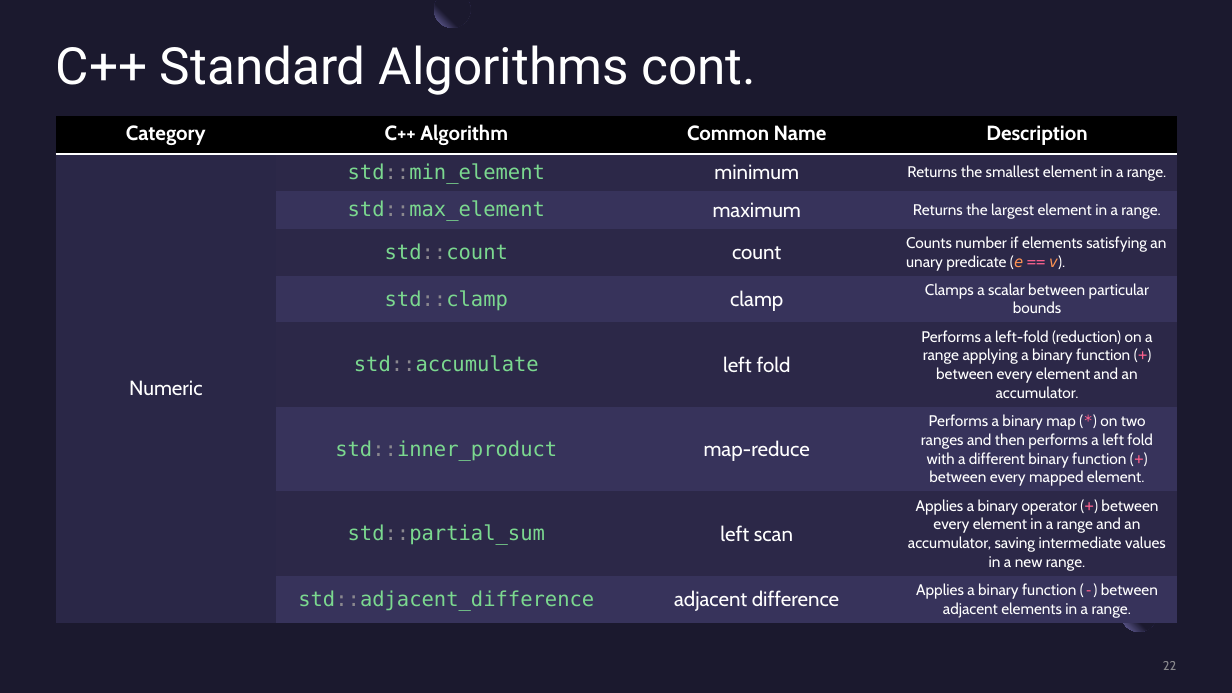
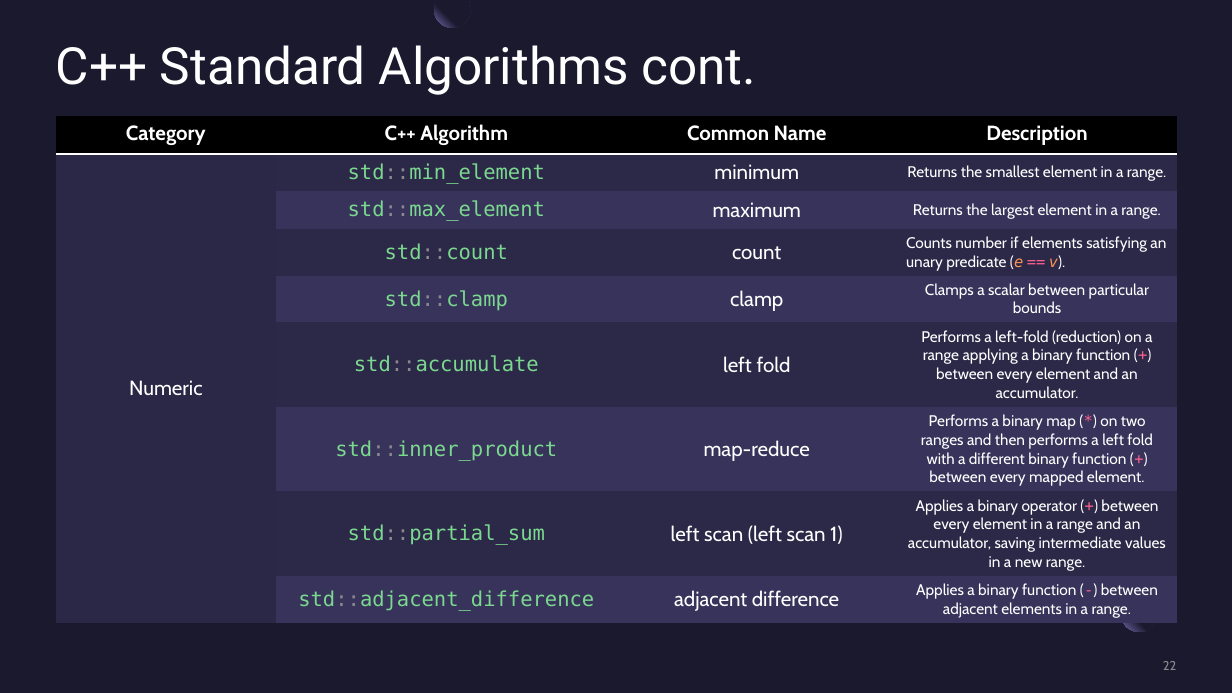
Before and after one commit to MonashDeepNeuron/HPP, a slide deck: slide 22 of content/part6/slides/hpp_part6.pptx. Drawn at 1232x693 pixels with LibreOffice and Linux fonts; fonts in the diff are those of the drawing. Boxes give left, top, right and bottom in pixels: in the first picture for what was removed or moved away, otherwise in the second. Text is boxed around its words. In the diff, an @@ line names an element or a change of style, - is before the commit and + after.

```diff
--- a/content/part6/slides/hpp_part6.pptx
+++ b/content/part6/slides/hpp_part6.pptx
@@ table at (55,116,1177,622) @@
-row 8, column 3: left scan
+row 8, column 3: left scan (left scan 1)
```
Also in this commit, not shown: 14 other files.
